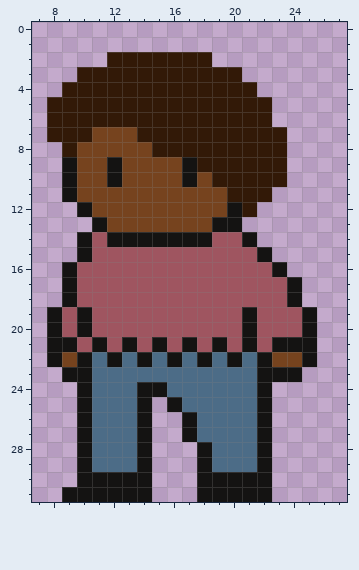
One commit to this pixel-art sprite: assets/Chara_idle_1.png. The picture above is the old version.
The file is 32x32 pixels. Shown: x 7..27, y 0..31.
And afterwards:
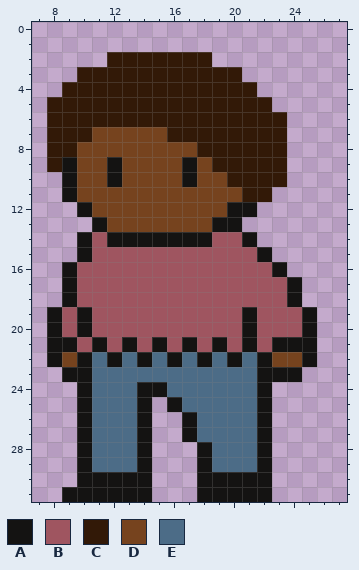
Palette (. is transparent): A #141312  B #9f5560  C #321907  D #76431e  E #4c6c87
Difference:
y 6: x 23 . -> C
y 7: x 14..15 CC -> DD
y 8: x 8 . -> C; x 15..17 CCC -> DDD
y 9: x 8 . -> C; x 18 C -> D
y 10: x 19 C -> D
y 11: x 20 C -> D
y 12: x 21 C -> A
